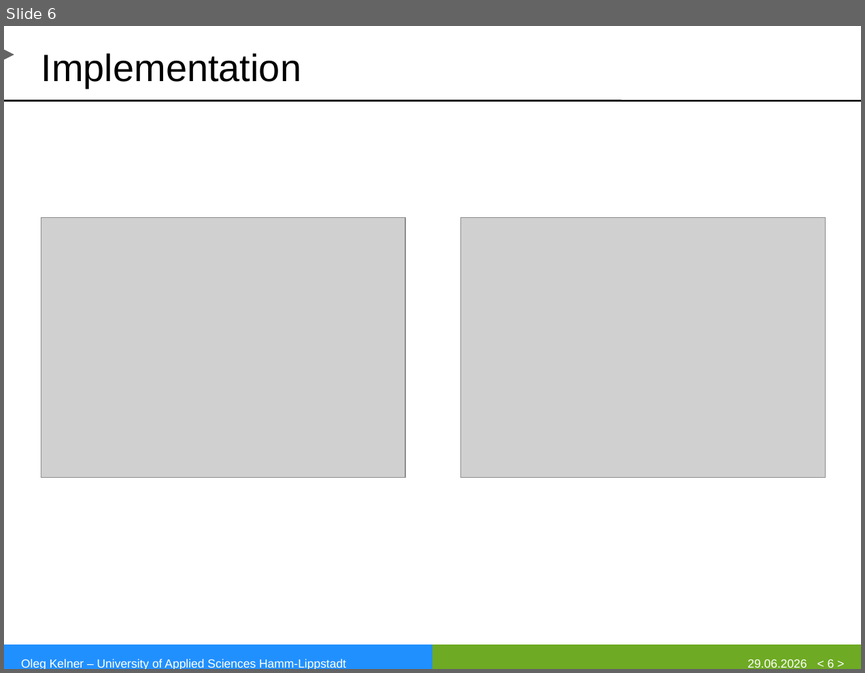
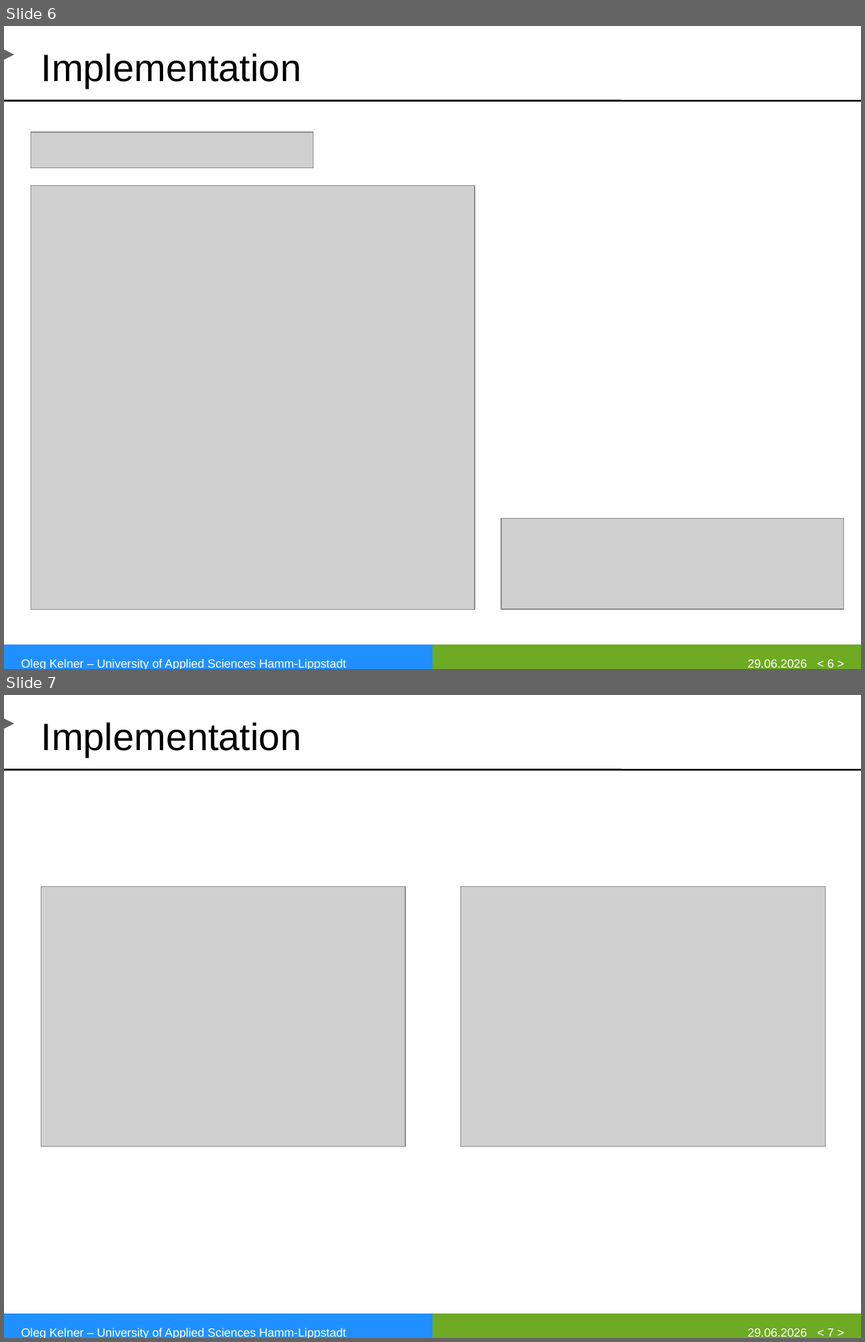
Before and after one commit to eggcitedraccoon/SS2026_RTS_HWSW_Papers, a slide deck: SAS_presentation/SAS_Presentation.pptx. Shown one above the other, each under a label of ours: slide 6 before the commit, slides 6 and 7 after it. The pictures are 865x673 and 865x1342 pixels, drawn with LibreOffice and Linux fonts; fonts in the diff are those of the drawing; grey boxes stand for pictures; background and template pictures are left out. Boxes give left, top, right and bottom in pixels: in the first picture for what was removed or moved away, otherwise in the second. Text is boxed around its words. In the diff, an @@ line names an element or a change of style, - is before the commit and + after.

```diff
--- a/SAS_presentation/SAS_Presentation.pptx
+++ b/SAS_presentation/SAS_Presentation.pptx
@@ slide 6 added at [4, 26, 861, 669], background #FFFFFF; not listed: 4 template elements that a slide beside it also shows @@
@@ title added at [41, 53, 302, 89], 32 pt, text #000000 @@
+Implementation
@@ picture added at [31, 132, 313, 168] @@
@@ picture added at [31, 185, 475, 609] @@
@@ picture added at [501, 518, 844, 609] @@
@@ text added at [21, 658, 346, 669], 10 pt, text #FFFFFF @@
+Oleg Kelner – University of Applied Sciences Hamm-Lippstadt
@@ text added at [747, 658, 806, 667], 10 pt, text #FFFFFF @@
+29.06.2026
@@ page number added at [827, 659, 834, 667], 10 pt, text #FFFFFF @@
+< 6 >
@@ what was slide 6 is now slide 7 @@
@@ page number at [827, 1328, 834, 1336]: text changed @@
-< 6 >
+< 7 >
```
Also in this commit, not shown: 1 slide changed, 3 other files.
